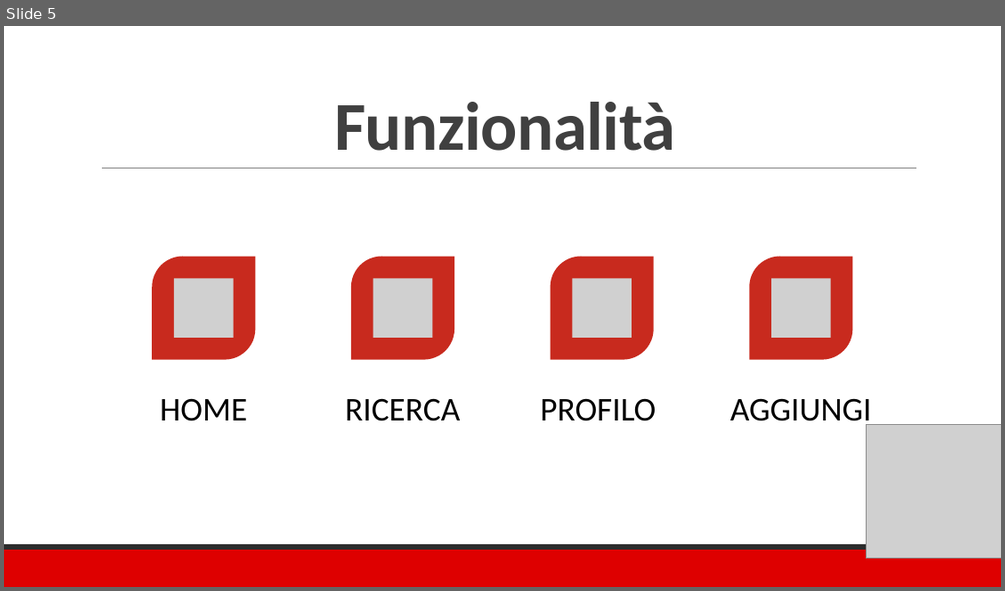
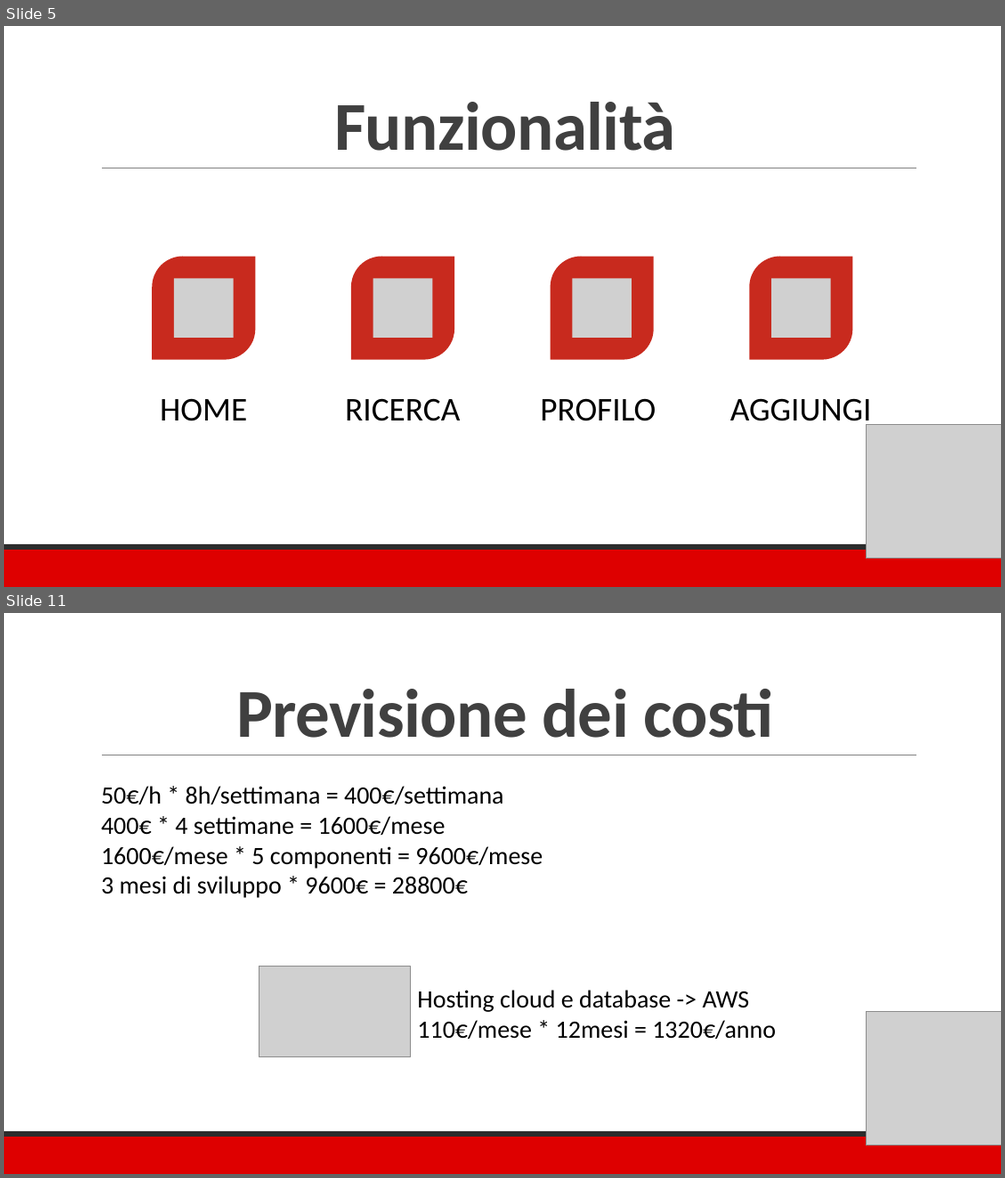
Before and after one commit to ddauny/hypebest, a slide deck: hypebest/presentazioneLast.pptx. Shown one above the other, each under a label of ours: slide 5 before the commit, slides 5 and 11 after it; the slides between them are not shown. The pictures are 1005x591 and 1005x1178 pixels, drawn with LibreOffice and Linux fonts; fonts in the diff are those of the drawing; grey boxes stand for pictures. Boxes give left, top, right and bottom in pixels: in the first picture for what was removed or moved away, otherwise in the second. Text is boxed around its words. In the diff, an @@ line names an element or a change of style, - is before the commit and + after.

```diff
--- a/hypebest/presentazioneLast.pptx
+++ b/hypebest/presentazioneLast.pptx
@@ slide 11 added at [4,613,1001,1174], background #FFFFFF; not listed: 3 template elements that a slide beside it also shows @@
@@ title added at [236,689,773,738], 66 pt, text #404040, bold @@
+Previsione dei costi
@@ text added at [101,786,542,898], 24 pt, text #000000 @@
+50€/h * 8h/settimana = 400€/settimana
+400€ * 4 settimane = 1600€/mese
+1600€/mese * 5 componenti = 9600€/mese
+3 mesi di sviluppo * 9600€ = 28800€
@@ picture added at [259,966,410,1056] @@
@@ text added at [417,989,776,1039], 24 pt, text #000000 @@
+Hosting cloud e database -> AWS
+110€/mese * 12mesi = 1320€/anno
@@ picture added at [866,1012,1001,1145] @@
```
Also in this commit, not shown: 8 slides changed.
